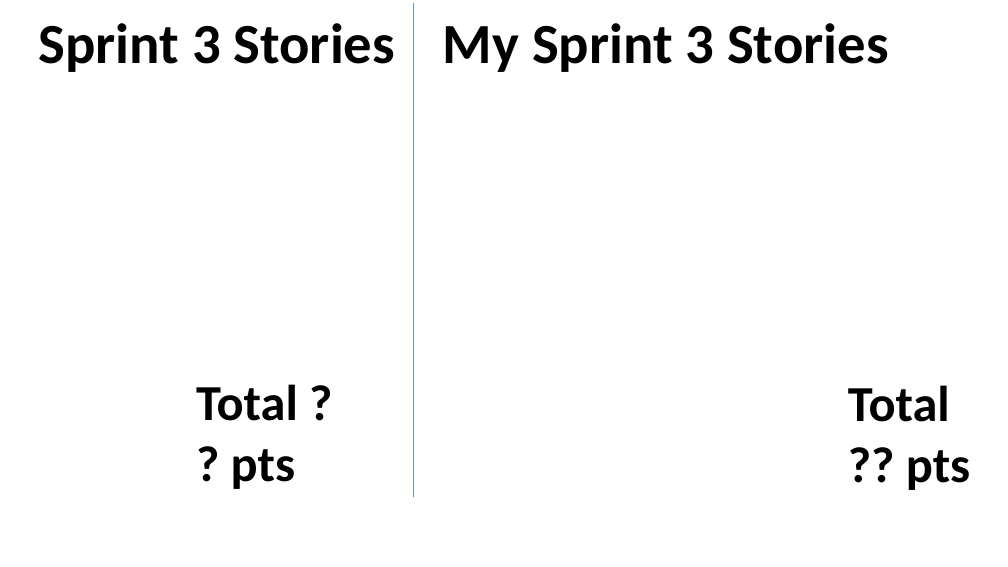
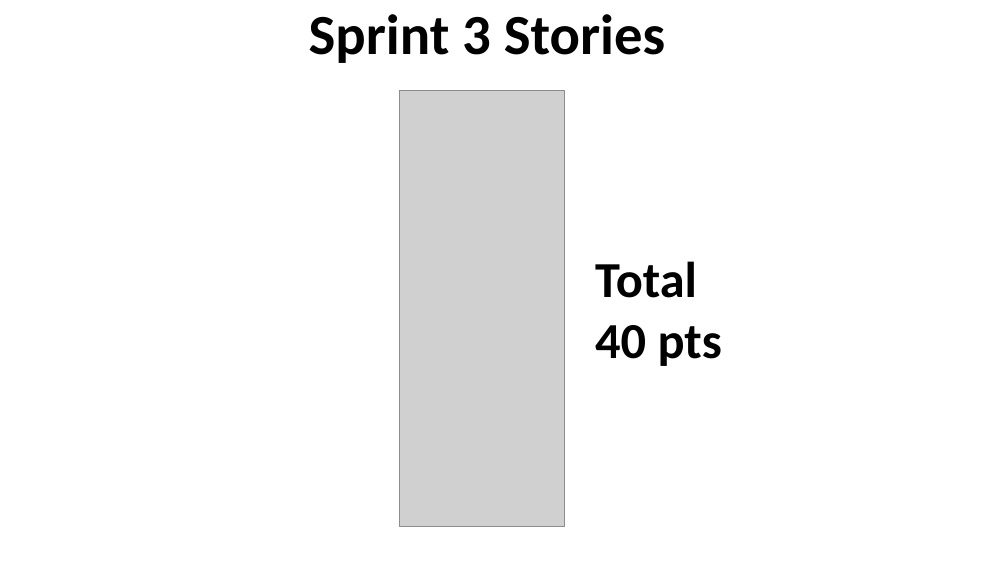
Before and after one commit to FIU-SCIS-Senior-Projects/Collaborative-Platform, a slide deck: slide 16 of Documents/Our Docs/Slides/Sprint2Presentation.pptx. Drawn at 1008x567 pixels with LibreOffice and Linux fonts; fonts in the diff are those of the drawing; grey boxes stand for pictures. Boxes give left, top, right and bottom in pixels: in the first picture for what was removed or moved away, otherwise in the second. Text is boxed around its words. In the diff, an @@ line names an element or a change of style, - is before the commit and + after.

Commit message:
Updated presentation Sprint 2

```diff
--- a/Documents/Our Docs/Slides/Sprint2Presentation.pptx
+++ b/Documents/Our Docs/Slides/Sprint2Presentation.pptx
@@ text removed at [39, 23, 395, 72] @@
-Sprint 3 Stories
@@ text at [309, 14, 665, 63]: text changed @@
-My Sprint 3 Stories
+Sprint 3 Stories
@@ line removed from (414, 3) to (414, 497) @@
@@ picture added at [399, 91, 564, 527] @@
@@ text at [595, 261, 722, 366]: text changed @@
-Total ?? pts
+Total 40 pts
@@ text removed at [196, 384, 298, 489] @@
-Total ?? pts
```
Also in this commit, not shown: 1 other slide changed, 2 other files.
